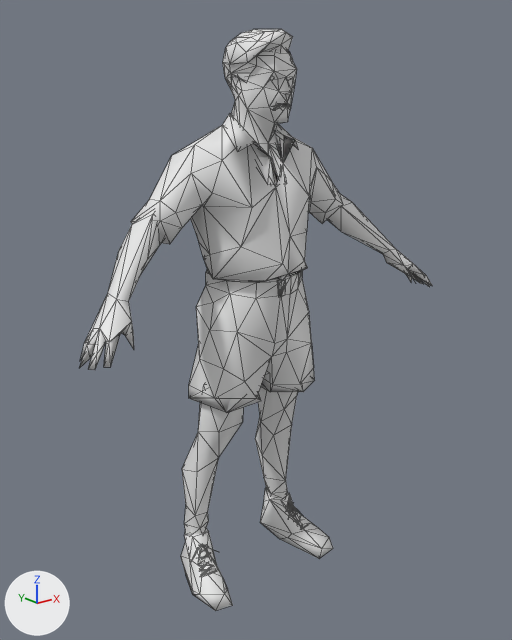
A saved change to the FBX model unity/Assets/Art/Collection/figure-c05-pioneer-veteran-v2/figure-c05-pioneer-veteran-v2-far.fbx.
Both versions are drawn from a 50 mm lens placed at (-0.762, -0.945, 0.897), pointed at (0.004, 0.012, 0.514). The lights are fixed; the arrows at lower left show +X, +Y and +Z. The older version comes first. Mesh edges are drawn as thin lines.

Names of what the first picture shows: 'figure-c05-pioneer-veteran-v2'.
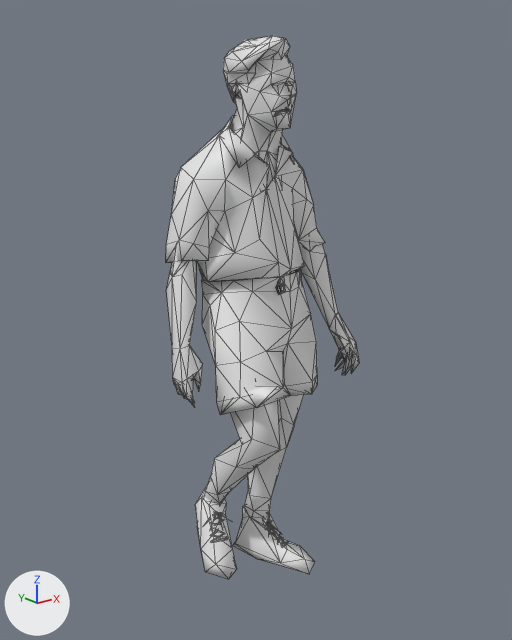
The change, as JSON lines over the scene's bpy script:
```json
{"block": "me_tripo_mesh_594149f9_1a41_4403_845a_6dc82c35de89", "where": "# used by ob_figure_c05_pioneer_veteran_v2; location = (0.0, 0.0, 0.0)"}
{"op": "remove", "block": "me_tripo_mesh_594149f9_1a41_4403_845a_6dc82c35de89", "code": "me_tripo_mesh_594149f9_1a41_4403_845a_6dc82c35de89.from_pydata(...)  # 809 vertices, 1347 faces; spans x -0.375..0.372, y -0.11..0.115, z 0.0..1.0"}
{"op": "add", "block": "me_tripo_mesh_594149f9_1a41_4403_845a_6dc82c35de89", "code": "me_tripo_mesh_594149f9_1a41_4403_845a_6dc82c35de89.from_pydata(...)  # 808 vertices, 1347 faces; spans x -0.165..0.176, y -0.122..0.141, z -0.006..0.989"}
{"block": "me_tripo_mesh_594149f9_1a41_4403_845a_6dc82c35de89", "change": "me_tripo_mesh_594149f9_1a41_4403_845a_6dc82c35de89 part 1: the loose piece of 202 vertices spanning x -0.222..0.224, y -0.077..0.098, z 0.376..0.877 is rebuilt with 202 vertices and now spans x -0.148..0.157, y -0.116..0.103, z 0.361..0.87"}
{"block": "me_tripo_mesh_594149f9_1a41_4403_845a_6dc82c35de89", "change": "me_tripo_mesh_594149f9_1a41_4403_845a_6dc82c35de89 part 2: the loose piece of 171 vertices spanning x -0.06..0.054, y -0.082..0.059, z 0.759..1.0 is rebuilt with 165 vertices and now spans x -0.06..0.052, y -0.084..0.057, z 0.743..0.989"}
{"block": "me_tripo_mesh_594149f9_1a41_4403_845a_6dc82c35de89", "change": "me_tripo_mesh_594149f9_1a41_4403_845a_6dc82c35de89 part 3: the loose piece of 29 vertices spanning x 0.022..0.126, y -0.037..0.092, z 0.078..0.461 is rebuilt with 29 vertices and now spans x 0.008..0.095, y -0.052..0.069, z 0.072..0.455"}
{"block": "me_tripo_mesh_594149f9_1a41_4403_845a_6dc82c35de89", "change": "me_tripo_mesh_594149f9_1a41_4403_845a_6dc82c35de89 part 4: the loose piece of 26 vertices spanning x -0.125..-0.017, y -0.04..0.097, z 0.078..0.461 is rebuilt with 27 vertices and now spans x -0.096..-0.013, y -0.122..0.081, z 0.142..0.465"}
{"block": "me_tripo_mesh_594149f9_1a41_4403_845a_6dc82c35de89", "change": "me_tripo_mesh_594149f9_1a41_4403_845a_6dc82c35de89 part 5: 15 loose pieces with 187 vertices, spanning x -0.375..0.372, y -0.11..0.115, z 0.002..0.934, are deleted"}
{"block": "me_tripo_mesh_594149f9_1a41_4403_845a_6dc82c35de89", "change": "me_tripo_mesh_594149f9_1a41_4403_845a_6dc82c35de89 part 6: 26 vertices removed from x -0.158..-0.075, y -0.067..0.113, z 0.0..0.098; 118 vertices added at x -0.116..0.093, y -0.093..0.141, z -0.006..0.173"}
{"block": "me_tripo_mesh_594149f9_1a41_4403_845a_6dc82c35de89", "change": "me_tripo_mesh_594149f9_1a41_4403_845a_6dc82c35de89 part 7: 22 vertices removed from x -0.011..0.011, y -0.075..-0.052, z 0.573..0.759; 113 vertices added at x -0.165..0.176, y -0.092..0.072, z 0.386..0.748"}
{"block": "me_tripo_mesh_594149f9_1a41_4403_845a_6dc82c35de89", "change": "other edits to the shape of me_tripo_mesh_594149f9_1a41_4403_845a_6dc82c35de89 do not show in these pictures"}
```

Where the change shows, as pixel boxes (x1, y1, x2, y2) in the pictures (512 x 640 px):
```json
{"object": "figure-c05-pioneer-veteran-v2", "change": "reshaped", "before": [80, 29, 432, 611], "after": [166, 36, 359, 579], "on screen": "45% narrower, 7% shorter"}
{"part": 1, "of": "me_tripo_mesh_594149f9_1a41_4403_845a_6dc82c35de89", "change": "rebuilt", "before": [131, 113, 343, 413], "after": [166, 115, 325, 415], "on screen": "25% narrower"}
{"part": 2, "of": "me_tripo_mesh_594149f9_1a41_4403_845a_6dc82c35de89", "change": "rebuilt", "before": [223, 29, 297, 178], "after": [223, 36, 297, 189]}
{"part": 3, "of": "me_tripo_mesh_594149f9_1a41_4403_845a_6dc82c35de89", "change": "rebuilt", "before": [255, 387, 298, 498], "after": [244, 395, 303, 517], "on screen": "36% wider, 10% taller"}
{"part": 4, "of": "me_tripo_mesh_594149f9_1a41_4403_845a_6dc82c35de89", "change": "rebuilt", "before": [182, 386, 243, 535], "after": [204, 400, 280, 506]}
{"part": 5, "of": "me_tripo_mesh_594149f9_1a41_4403_845a_6dc82c35de89", "change": "deleted", "before": [80, 78, 432, 577]}
{"part": 6, "of": "me_tripo_mesh_594149f9_1a41_4403_845a_6dc82c35de89", "change": "reshaped", "before": [181, 529, 233, 611], "after": [195, 486, 315, 579]}
{"part": 7, "of": "me_tripo_mesh_594149f9_1a41_4403_845a_6dc82c35de89", "change": "built on", "before": [277, 280, 284, 297], "after": [166, 243, 359, 407]}
```
